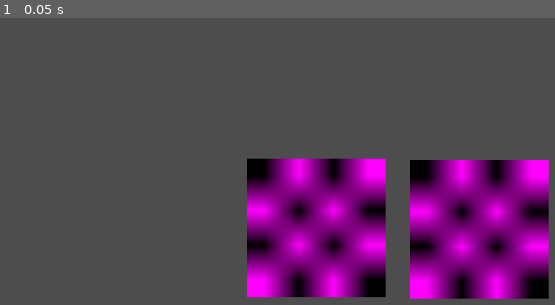
Above: before the commit, frame 1.
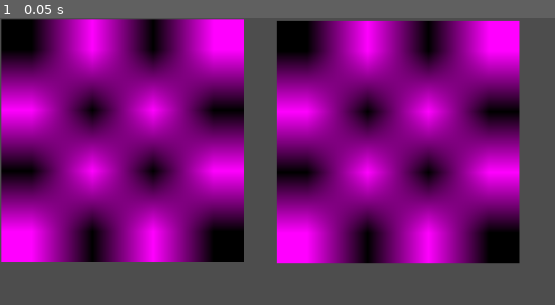
Above: after the commit, the same moment.

Repository: YR-Games/procidural-net-experiment
Game: Godot game, scene res://test.tscn
Two runs of this game, one before a commit and one after it. Both use one fixed random seed, a clock stepped at 60 frames per second and the inputs below. Before the commit the project has no main scene; this scene is started directly in both runs.
Inputs:
- Up to frame 1 (0.05 s): no input

The runs differ from the first frame. In frame 1, 81% of the frame differs, in the area x 0-99%, y 0-98%.

Commit message:
experiment 1

Diff:
--- a/Classes/BlueNoiseNeuron.gd
+++ b/Classes/BlueNoiseNeuron.gd
@@ -3,7 +3,6 @@
 
 func _init():
 	params = []
-	next_neurons = []
 	intermediate_results = []
 
 
--- a/Classes/ColorizeNeuron.gd
+++ b/Classes/ColorizeNeuron.gd
@@ -9,7 +9,6 @@
 		Vector3(1.0, 1.0, 1.0),   # c
 		Vector3(0.0, 0.33, 0.67)  # d
 	]
-	next_neurons = []
 	intermediate_results = []
 
 
--- a/Classes/Neuron.gd
+++ b/Classes/Neuron.gd
@@ -5,7 +5,7 @@
 ## Представляет собой одну функцию процедурноё текстуры (ПТ).
 
 ## Список ссылок на следующие нейроны.
-var next_neurons: Array[Neuron]
+#var next_neurons: Array[Neuron]
 
 ## Список параметров-весов функции-нейрона.
 var params: Array
@@ -13,14 +13,19 @@
 ## Матрица промежуточных результатов по пикселям. Результаты выполнения этого нейрона.
 var intermediate_results: Array[Array]
 
+##
+var epsilon = 0.0001
+
 static func fract(x: float) -> float:
 	return x - int(x)
 
 static func _random(st: Vector2) -> float:
 	var p3 = Vector3(st.x, st.y, st.x) * 0.1031
 	p3 = Vector3(fract(p3.x), fract(p3.y), fract(p3.z))
+
 	var yzx_plus = Vector3(p3.y, p3.z, p3.x) + Vector3(33.33, 33.33, 33.33)
 	var dot_val = p3.dot(yzx_plus)
+
 	p3 += Vector3(dot_val, dot_val, dot_val)
 	return fract((p3.x + p3.y) * p3.z)
 
--- a/Classes/RandomNeuron.gd
+++ b/Classes/RandomNeuron.gd
@@ -1,10 +1,185 @@
 # RandomNeuron.gd
 class_name RandomNeuron extends Neuron
 
+var uv: Vector2 = Vector2(0, 0)
+var result: float
+var refenence: float
+var loss: float = 1000000000
+
+
+var pixeles: int = 8
+
 func _init():
-	params = []          # нет параметров
-	next_neurons = []    # не использует другие нейроны
+	params = [
+		1.,
+		1.,
+		1.,
+		1.,
+		]          # нет параметров
 	intermediate_results = []
+	epsilon = 0.0001
+
+	result = random(uv)
+	refenence = _random(uv)
+
+'''
+func _ready() -> void:
+	print("\n Результат: ", tune())
+'''
+
+
+var depiction1:Image = Image.create_empty(pixeles, pixeles, false, Image.FORMAT_RGB8)
+var depiction2:Image = Image.create_empty(pixeles, pixeles, false, Image.FORMAT_RGB8)
+var depiction3:Image = Image.create_empty(pixeles, pixeles, false, Image.FORMAT_RGB8)
+
+func _process(_delta: float) -> void:
+	#print("Поиск рараметров для пикселя: ", uv)
+	refenence = _random(uv)
+
+	if abs(result-refenence) > epsilon:
+		var l: float
+		var r = randf()
+		var back: Array = params
+		if r > 0.75:
+			params[0] += randf()-0.5
+		elif r > 0.5:
+			params[1] += randf()-0.5
+		elif r > 0.25:
+			params[2] += randf()-0.5
+		else:
+			params[3] += randf()-0.5
+
+		result = random(uv)
+
+		var ll: float = l
+		l = abs(result-refenence)
+
+		if l > ll + epsilon:
+			params = back
+		else:
+			l = abs(result-refenence)
+			if l < loss:
+				loss = l
+				print("Минимальное значение потерь: ", loss)
+
+		var f = false
+		if loss <= epsilon:
+			for x in range(uv.x):
+				if f:
+					break
+				for y in range(uv.y):
+					if abs(_random(Vector2(x,y))-random(Vector2(x,y))) > epsilon*2:
+						uv.x = 0
+						uv.y = 0
+						#print("\n Найдена критичная ошибка, начинаем с начала\n")
+						result = random(uv)
+						f = true
+						break
+			if !f:
+				print("   Результат: ", params, "\n")
+				print()
+				if uv.x +1 > pixeles-1:
+					uv.x = 0
+					if uv.y +1 <= pixeles-1:
+						uv.y += 1
+					else:
+						for i in range(pixeles):
+							for j in range(pixeles):
+								var n = random(Vector2(i, j))
+								depiction3.set_pixel(i, j, Color(n, n, n))
+						print("\nСохранено финальное изображение: ")
+						$"ФинальныйРезультат".texture = ImageTexture.create_from_image(depiction3)
+						get_tree().quit()
+				else:
+					uv.x += 1
+
+				refenence = _random(uv)
+				depiction2.set_pixel(int(uv.x), int(uv.y), Color(refenence, refenence, refenence))
+				loss = 1000000000
+			#get_tree().quit()
+		#print("\n Результат: ", tune(t, _random(t)))
+
+		depiction1.set_pixel(int(uv.x), int(uv.y), Color(result, result, result))
+
+		$"Результат".texture = ImageTexture.create_from_image(depiction1)
+		$"Эталон".texture = ImageTexture.create_from_image(depiction2)
+
+
+
+func tune(...args: Array) -> Array:
+	loss = abs(result-refenence)
+	uv = Vector2(0, 0)
+	refenence = _random(uv)
+	result = random(uv)
+
+	var i: int = 0
+	var j: int = 1
+	while i < pixeles:
+		while j < pixeles:
+			loss = 1000000000
+			#print("Поиск рараметров для пикселя: ", uv)
+			refenence = _random(uv)
+			if j > 1:
+				print(i, " ", j)
+			depiction2.set_pixel(i, j, Color(refenence, refenence, refenence))
+
+			while loss > epsilon:
+				var l: float
+				var r = randf()
+				var back: Array = params
+				if r > 0.75:
+					params[0] += (randf()-0.5)/10
+				elif r > 0.5:
+					params[1] += (randf()-0.5)/10
+				elif r > 0.25:
+					params[2] += (randf()-0.5)/10
+				else:
+					params[3] += (randf()-0.5)/10
+
+				result = random(Vector2(i, j))
+
+				var ll: float = l
+				l = abs(result-refenence)
+
+				if l > ll + epsilon:
+					params = back
+					continue
+
+				if l < loss:
+					loss = l
+					#print("Минимальное значение потерь: ", loss)
+
+			var f = false
+			for x in range(i+1):
+				if f:
+					break
+				for y in range(j+1):
+					if abs(_random(Vector2(x,y))-random(Vector2(x,y))) > epsilon:
+						i = 0
+						j = 0
+						#print("\n Найдена критичная ошибка, начинаем с начала\n")
+						f = true
+						break
+			if !f:
+				#print("   Результат: ", params, "\n")
+				#print()
+				j += 1
+		i += 1
+
+	$"Эталон".texture = ImageTexture.create_from_image(depiction2)
+
+	for x in range(pixeles):
+		for y in range(pixeles):
+			var n = random(Vector2(x, y))
+			depiction3.set_pixel(x, y, Color(n, n, n))
+	print("\nСохранено финальное изображение")
+	$"Результат".texture = ImageTexture.create_from_image(depiction3)
+
+	return params
+
+func fract_1(f: float)->float:
+	return f+0
+
 
 func execute(...args: Array) -> Array:
 	var input = args[0] as Array   # ожидается Array[Array[Vector2]]
@@ -23,6 +198,13 @@
 
 	return intermediate_results
 
-func tune(...args: Array) -> Array:
-
-	return params
+
+func random(st: Vector2) -> float:
+	var p3 = Vector3(st.x, st.y, st.x) * params[0]
+	p3 = Vector3(fract(p3.x), fract(p3.y), fract(p3.z))
+
+	var yzx_plus = Vector3(p3.y, p3.z, p3.x) + Vector3(params[1], params[2], params[3])
+	var dot_val = p3.dot(yzx_plus)
+
+	p3 += Vector3(dot_val, dot_val, dot_val)
+	return fract((p3.x + p3.y) * p3.z)
--- a/procedural_material.gdshader
+++ /dev/null
@@ -1,32 +0,0 @@
-shader_type spatial;
-uniform float scale;
-uniform float p1;
-uniform float p2;
-#include "shader_modules/library.gdshaderinc"
-
-/*
-функции:
-bn - синий шум (описан в файле BlueNoise.gdshaderinc использует random из random.gdshaderinc
-colorize - сопоставляет цвета палитры первому параметру t, палитра строится по четырем трехмерным векторам (описан в файле library.gdshaderinc)
-параметры:
-scale
-p1
-p2
-опционально можно выделить вектора палитры
-*/
-void fragment() {
- vec2 uv=UV*scale;
- vec2 new_uv=uv+bn(uv*p1)*(1.-bn(uv*p2));
-
-	ALBEDO=colorize(bn(new_uv),vec3(0.5, 0.5, 0.5),vec3(0.5, 0.5, 0.5), vec3(1.0, 1.0, 1.0),vec3(0.00, 0.33, 0.67));
-
-
-}
-
-//void light() {
-	// Called for every pixel for every light affecting the CanvasItem.
-	// Uncomment to replace the default light processing function with this one.
-//}
-/*
-
-*/
--- a/project.godot
+++ b/project.godot
@@ -8,11 +8,25 @@
 
 config_version=5
 
+[accessibility]
+
+general/accessibility_support=2
+
 [application]
 
 config/name="ProciduralNetExperiment"
+run/main_scene="uid://dmcaagv0qv1ru"
 config/features=PackedStringArray("4.6", "Forward Plus")
+run/delta_smoothing=false
 config/icon="res://icon.svg"
+
+[debug]
+
+shader_language/warnings/enable=false
+
+[display]
+
+window/vsync/vsync_mode=0
 
 [file_customization]
 
@@ -20,10 +34,16 @@
 "res://Classes/": "pink"
 }
 
+[memory]
+
+limits/message_queue/max_size_mb=64
+
 [physics]
 
 3d/physics_engine="Jolt Physics"
 
 [rendering]
 
+occlusion_culling/bvh_build_quality=0
 rendering_device/driver.windows="d3d12"
+renderer/rendering_method="gl_compatibility"
--- a/temp.tscn
+++ b/temp.tscn
@@ -1,19 +1,15 @@
 [gd_scene format=3 uid="uid://bljtomq35fod5"]
 
-[ext_resource type="Shader" uid="uid://upbkac22btt7" path="res://procedural_material.gdshader" id="1_pippe"]
+[ext_resource type="Script" uid="uid://doxfxath45j6d" path="res://Classes/RandomNeuron.gd" id="2_ufh25"]
 
 [sub_resource type="QuadMesh" id="QuadMesh_ufh25"]
 
-[sub_resource type="ShaderMaterial" id="ShaderMaterial_k81e3"]
-render_priority = 0
-shader = ExtResource("1_pippe")
-shader_parameter/scale = 37.53
-shader_parameter/p1 = 0.0
-shader_parameter/p2 = 0.0
+[sub_resource type="StandardMaterial3D" id="StandardMaterial3D_pippe"]
 
 [node name="Node3D" type="Node3D" unique_id=427790664]
 
 [node name="MeshInstance3D" type="MeshInstance3D" parent="." unique_id=1047979103]
 transform = Transform3D(1, 0, 0, 0, 1, 0, 0, 0, 1, 0, 1, 0)
 mesh = SubResource("QuadMesh_ufh25")
-surface_material_override/0 = SubResource("ShaderMaterial_k81e3")
+surface_material_override/0 = SubResource("StandardMaterial3D_pippe")
+script = ExtResource("2_ufh25")
--- a/test.tscn
+++ b/test.tscn
@@ -1,6 +1,6 @@
 [gd_scene format=3 uid="uid://dmcaagv0qv1ru"]
 
-[ext_resource type="Script" uid="uid://c2hn6s7k31gqm" path="res://test.gd" id="1_37kl0"]
+[ext_resource type="Script" uid="uid://doxfxath45j6d" path="res://Classes/RandomNeuron.gd" id="1_37kl0"]
 
 [sub_resource type="QuadMesh" id="QuadMesh_mf4mk"]
 
@@ -14,13 +14,13 @@
 script = ExtResource("1_37kl0")
 
 [node name="Результат" type="MeshInstance2D" parent="." unique_id=997106614]
-position = Vector2(455.99997, 303)
-scale = Vector2(200, 200)
+position = Vector2(176.99997, 177)
+scale = Vector2(350, 350)
 mesh = SubResource("QuadMesh_mf4mk")
 texture = SubResource("ImageTexture_8uh7m")
 
 [node name="Эталон" type="MeshInstance2D" parent="." unique_id=1468170941]
-position = Vector2(691, 305)
-scale = Vector2(200, 200)
+position = Vector2(574, 179)
+scale = Vector2(350, 350)
 mesh = SubResource("QuadMesh_37kl0")
 texture = SubResource("ImageTexture_6uqi0")
Not shown, removed: procedural_material.gdshader.uid
